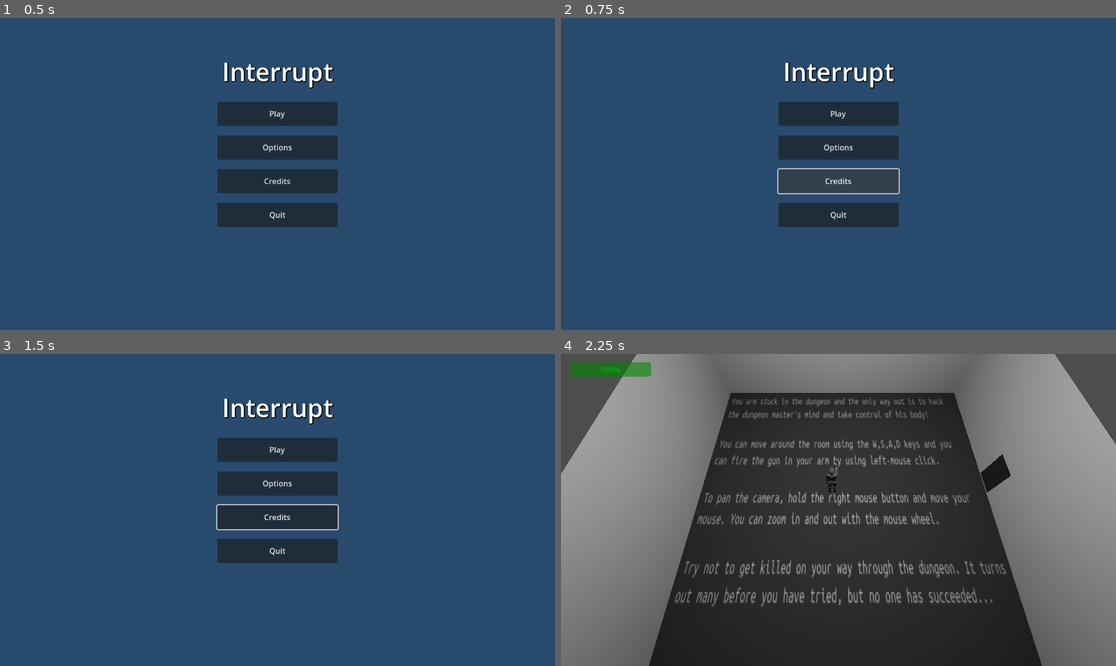
Above: before the commit, frames 1-4 (two rows, left to right).
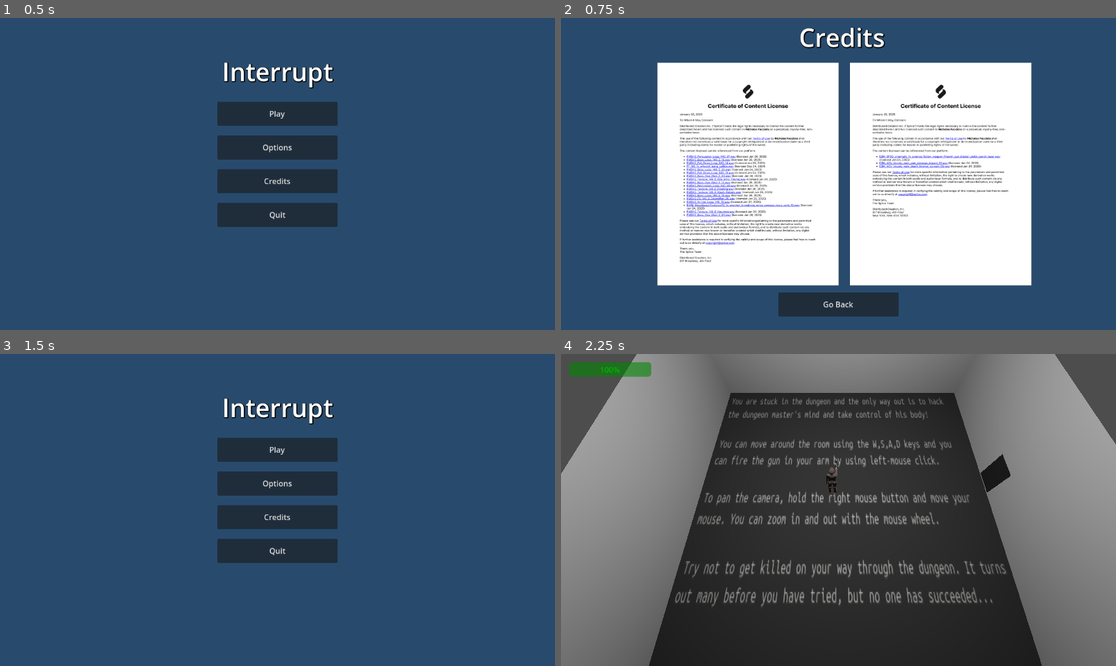
Above: after the commit, the same moments.

Repository: covmoore/interrupt-game-jam
Game: Godot game, scene res://maps/mainmenu.tscn
Same seed, same stepped clock (60 frames per second), same inputs: the game is played once before the commit and once after it. Sound files missing from this copy of the repository are replaced by a short silence.
Inputs (mouse positions are in pixels of both pictures, inside the frame that each line leads up to):
- Up to frame 1 (0.5 s): no input
- Up to frame 2 (0.75 s): click "Credits" at 0.5 s
- Up to frame 3 (1.5 s): click (277, 641) at 1.25 s, where only the run after the commit has a clickable "Go Back"
- Up to frame 4 (2.25 s): click "Play" at 2 s

Frame 1 is identical in both runs. In frame 2, 49% of the frame differs, in the area x 17-85%, y 2-96%; in frame 3, 0.2%; in frame 4, nothing differs.

Commit message:
added credits

Diff:
--- /dev/null
+++ b/prefabs/credits.tscn
@@ -0,0 +1,101 @@
+[gd_scene load_steps=8 format=3 uid="uid://b2p8cosku0gln"]
+
+[ext_resource type="Script" path="res://scripts/ui/credits.gd" id="1_84s7e"]
+[ext_resource type="Texture2D" uid="uid://1mkq8qpgtjtb" path="res://images/enterthedungeoncredits.png" id="2_bdqcn"]
+[ext_resource type="Texture2D" uid="uid://dicea7ssbobrk" path="res://images/playersfxcredits.png" id="3_trck6"]
+
+[sub_resource type="Gradient" id="Gradient_3ws1x"]
+offsets = PackedFloat32Array(0)
+colors = PackedColorArray(0.160784, 0.298039, 0.427451, 1)
+
+[sub_resource type="GradientTexture1D" id="GradientTexture1D_icpq8"]
+gradient = SubResource("Gradient_3ws1x")
+
+[sub_resource type="SystemFont" id="SystemFont_yva7q"]
+
+[sub_resource type="LabelSettings" id="LabelSettings_fdf6v"]
+font = SubResource("SystemFont_yva7q")
+font_size = 52
+shadow_size = 5
+shadow_color = Color(0, 0, 0, 1)
+
+[node name="Credits" type="Control" node_paths=PackedStringArray("go_back_button")]
+layout_mode = 3
+anchors_preset = 15
+anchor_right = 1.0
+anchor_bottom = 1.0
+grow_horizontal = 2
+grow_vertical = 2
+script = ExtResource("1_84s7e")
+go_back_button = NodePath("Background/Button")
+
+[node name="Background" type="TextureRect" parent="."]
+layout_mode = 1
+anchors_preset = 15
+anchor_right = 1.0
+anchor_bottom = 1.0
+grow_horizontal = 2
+grow_vertical = 2
+texture = SubResource("GradientTexture1D_icpq8")
+
+[node name="Title" type="Label" parent="Background"]
+layout_mode = 1
+anchors_preset = 5
+anchor_left = 0.5
+anchor_right = 0.5
+offset_left = -118.0
+offset_top = 4.0
+offset_right = 132.0
+offset_bottom = 76.0
+grow_horizontal = 2
+text = "Credits"
+label_settings = SubResource("LabelSettings_fdf6v")
+horizontal_alignment = 1
+vertical_alignment = 1
+
+[node name="enterthedungeon" type="TextureRect" parent="Background"]
+layout_mode = 1
+anchors_preset = 8
+anchor_left = 0.5
+anchor_top = 0.5
+anchor_right = 0.5
+anchor_bottom = 0.5
+offset_left = -376.0
+offset_top = -231.5
+offset_right = 1.0
+offset_bottom = 231.5
+grow_horizontal = 2
+grow_vertical = 2
+texture = ExtResource("2_bdqcn")
+expand_mode = 1
+
+[node name="playersfx" type="TextureRect" parent="Background"]
+layout_mode = 1
+anchors_preset = 8
+anchor_left = 0.5
+anchor_top = 0.5
+anchor_right = 0.5
+anchor_bottom = 0.5
+offset_left = 24.0
+offset_top = -231.5
+offset_right = 401.0
+offset_bottom = 231.5
+grow_horizontal = 2
+grow_vertical = 2
+texture = ExtResource("3_trck6")
+expand_mode = 1
+
+[node name="Button" type="Button" parent="Background"]
+layout_mode = 1
+anchors_preset = 7
+anchor_left = 0.5
+anchor_top = 1.0
+anchor_right = 0.5
+anchor_bottom = 1.0
+offset_left = -125.0
+offset_top = -78.0
+offset_right = 125.0
+offset_bottom = -28.0
+grow_horizontal = 2
+grow_vertical = 0
+text = "Go Back"
--- /dev/null
+++ b/scripts/ui/credits.gd
@@ -0,0 +1,9 @@
+extends Control
+
+@export var go_back_button:Button = null
+
+func _ready() -> void:
+	go_back_button.connect("pressed", _on_GoBackButton_clicked)
+
+func _on_GoBackButton_clicked():
+	get_tree().change_scene_to_file("res://maps/mainmenu.tscn")
--- a/scripts/ui/main_menu.gd
+++ b/scripts/ui/main_menu.gd
@@ -18,12 +18,7 @@
 	get_tree().change_scene_to_file("res://maps/options.tscn")
 
 func _on_CreditsButton_pressed():
-	var credits_url = "https://drive.google.com/drive/folders/1PgYbVBYbB8uqkt6pU1wZYw5d4E-D_dL2?usp=drive_link"
-	# Check if running in the editor or not WebGL
-	if OS.has_feature("editor") or OS.get_name() != "Web":
-		OS.shell_open(credits_url)
-	else:
-		JavaScriptBridge.eval('window.open(%s, "_blank")' % credits_url)
+	get_tree().change_scene_to_file("res://prefabs/credits.tscn")
 
 func _on_QuitButton_pressed():
 	get_tree().quit(0)
Binary file added: images/enterthedungeoncredits.png
Not shown, added: images/enterthedungeoncredits.png.import
Binary file added: images/playersfxcredits.png
Not shown, added: images/playersfxcredits.png.import
Not shown: 1 places in maps/dungeon.tscn that only renumber resources
Not shown: 1 places in maps/mainmenu.tscn that only renumber resources
Not shown: 1 places in maps/mind.tscn that only renumber resources
